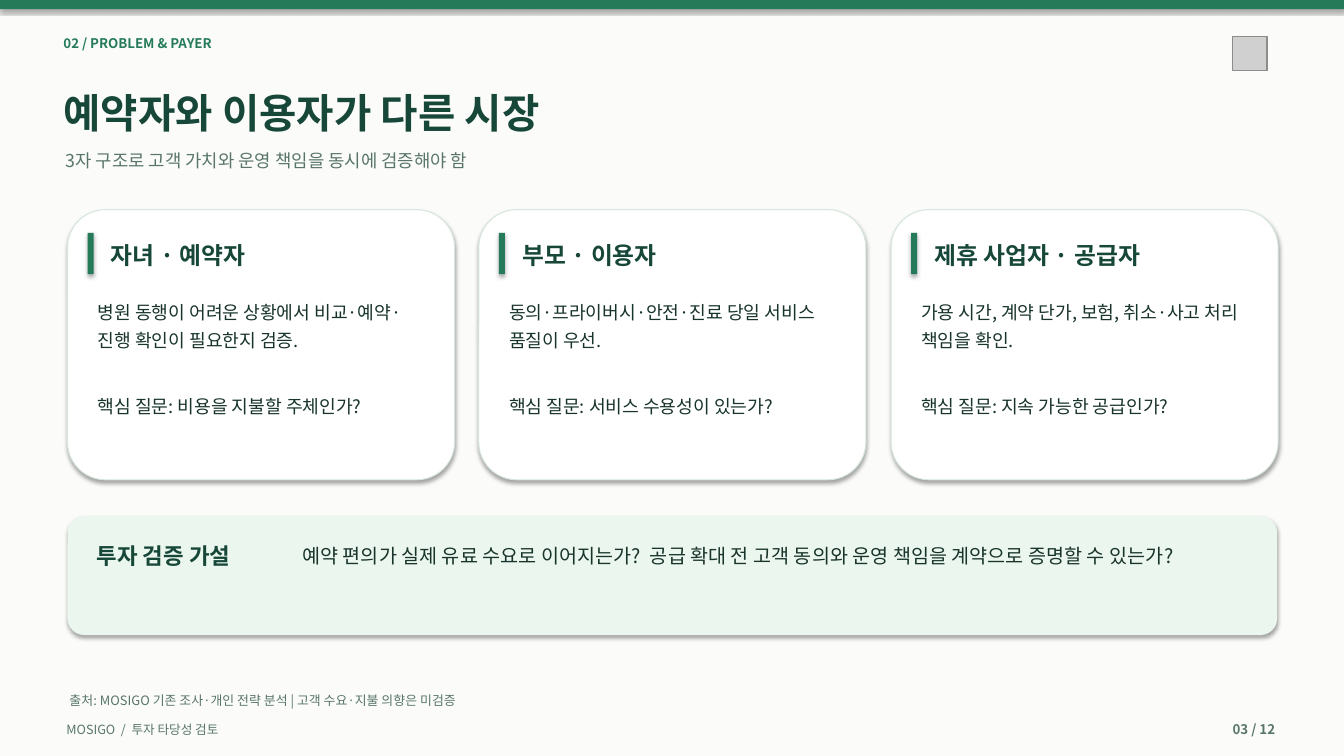
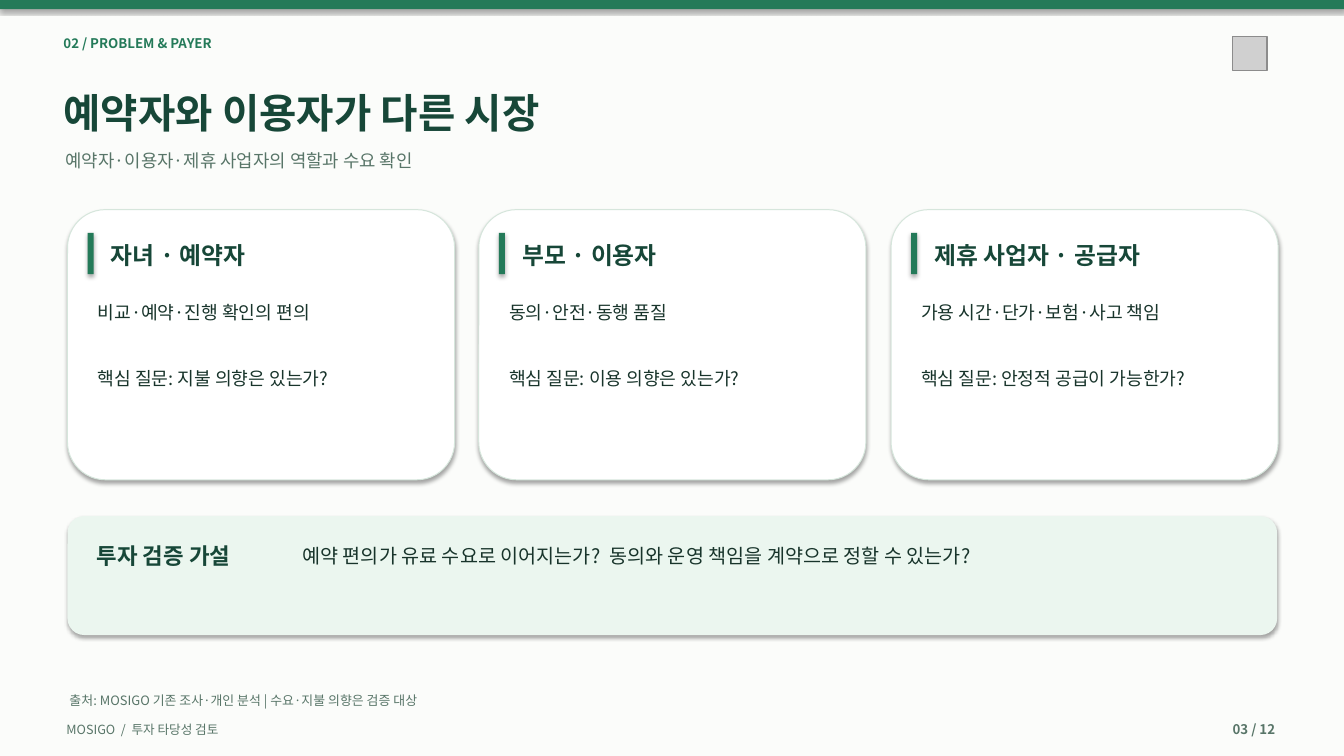
Before and after one commit to dohyunkimmm/mosigo-case-study, a slide deck: slide 3 of downloads/MOSIGO_IR_Investment_Review_12slides.pptx. Drawn at 1344x756 pixels with LibreOffice and Linux fonts; fonts in the diff are those of the drawing; grey boxes stand for pictures. Boxes give left, top, right and bottom in pixels: in the first picture for what was removed or moved away, otherwise in the second. Text is boxed around its words. In the diff, an @@ line names an element or a change of style, - is before the commit and + after.

```diff
--- a/downloads/MOSIGO_IR_Investment_Review_12slides.pptx
+++ b/downloads/MOSIGO_IR_Investment_Review_12slides.pptx
@@ text at bbox=[65, 152, 413, 169]: text changed @@
-3자 구조로 고객 가치와 운영 책임을 동시에 검증해야 함
+예약자·이용자·제휴 사업자의 역할과 수요 확인
@@ text at bbox=[98, 304, 328, 387]: text changed @@
-병원 동행이 어려운 상황에서 비교·예약·진행 확인이 필요한지 검증.
-핵심 질문: 비용을 지불할 주체인가?
+비교·예약·진행 확인의 편의
+핵심 질문: 지불 의향은 있는가?
@@ text at bbox=[509, 304, 740, 387]: text changed @@
-동의·프라이버시·안전·진료 당일 서비스 품질이 우선.
-핵심 질문: 서비스 수용성이 있는가?
+동의·안전·동행 품질
+핵심 질문: 이용 의향은 있는가?
@@ text at bbox=[921, 303, 1185, 387]: text changed @@
-가용 시간, 계약 단가, 보험, 취소·사고 처리 책임을 확인.
-핵심 질문: 지속 가능한 공급인가?
+가용 시간·단가·보험·사고 책임
+핵심 질문: 안정적 공급이 가능한가?
@@ text at bbox=[302, 546, 971, 565]: text changed @@
-예약 편의가 실제 유료 수요로 이어지는가? 공급 확대 전 고객 동의와 운영 책임을 계약으로 증명할 수 있는가?
+예약 편의가 유료 수요로 이어지는가? 동의와 운영 책임을 계약으로 정할 수 있는가?
@@ text at bbox=[69, 694, 417, 706]: text changed @@
-출처: MOSIGO 기존 조사·개인 전략 분석 | 고객 수요·지불 의향은 미검증
+출처: MOSIGO 기존 조사·개인 분석 | 수요·지불 의향은 검증 대상
```
Also in this commit, not shown: 11 other slides changed, 25 other files.
